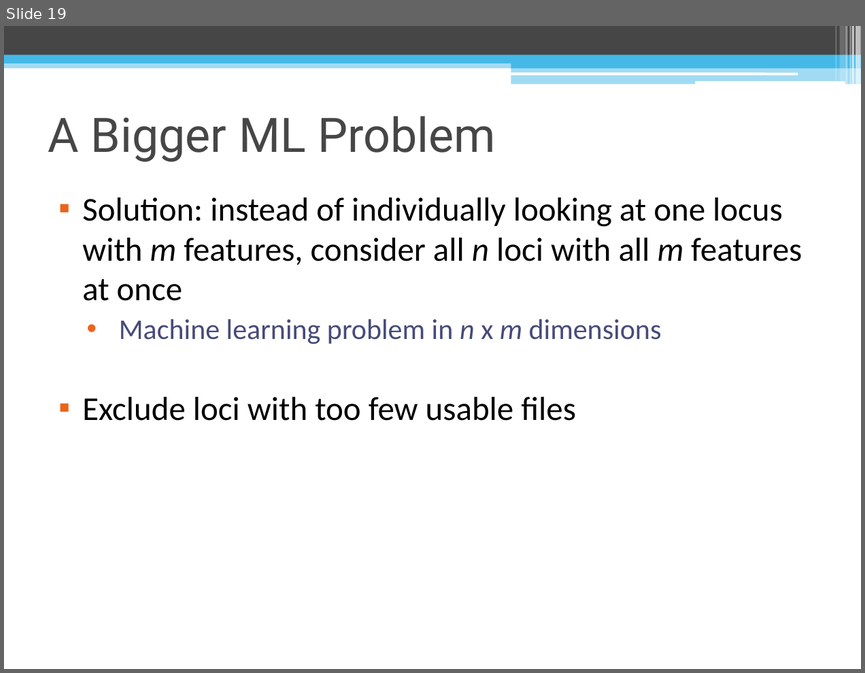
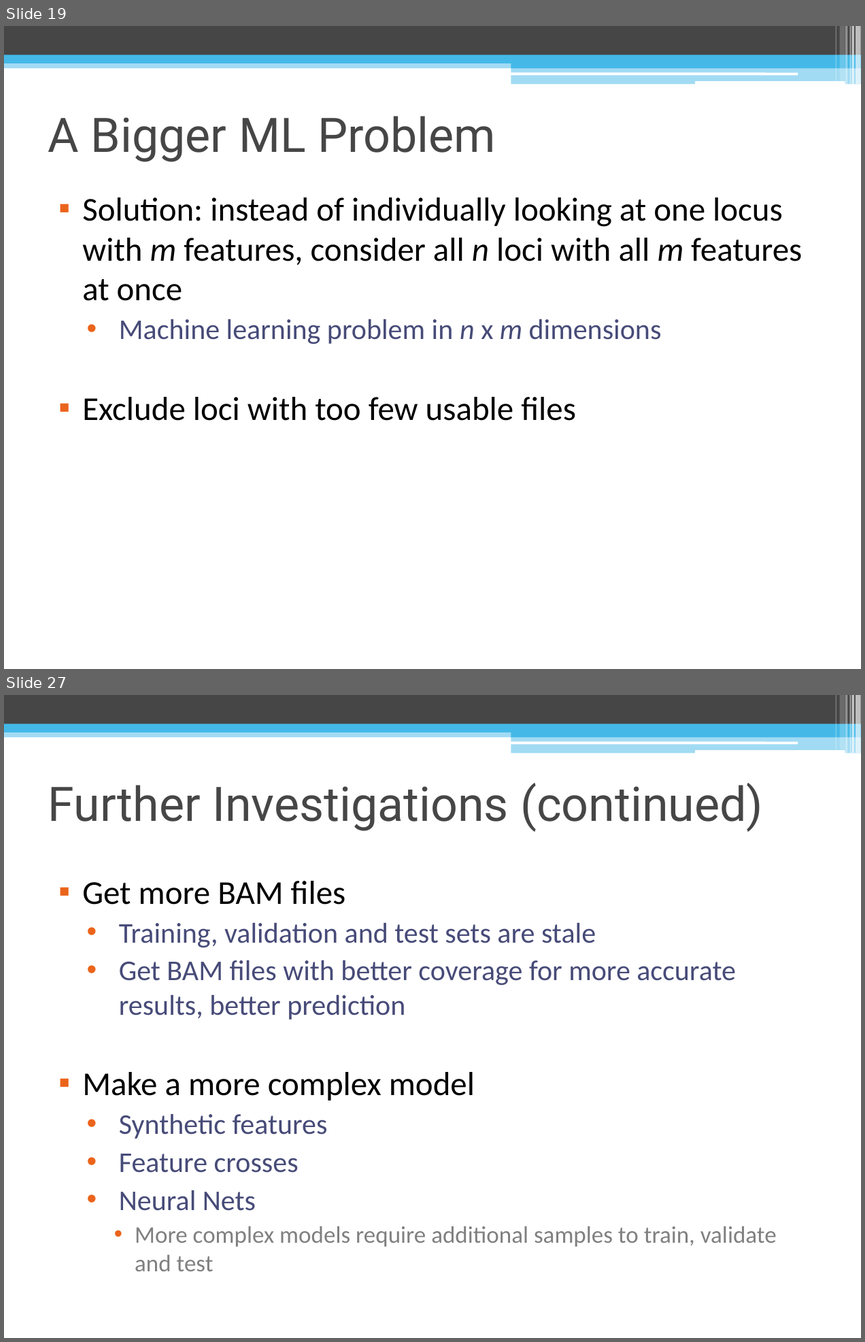
Before and after one commit to lailamargaret/Stanford-2018, a slide deck: MSI Project Presentation.pptx. Shown one above the other, each under a label of ours: slide 19 before the commit, slides 19 and 27 after it; the slides between them are not shown. The pictures are 865x673 and 865x1342 pixels, drawn with LibreOffice and Linux fonts; fonts in the diff are those of the drawing. Boxes give left, top, right and bottom in pixels: in the first picture for what was removed or moved away, otherwise in the second. Text is boxed around its words. In the diff, an @@ line names an element or a change of style, - is before the commit and + after.

```diff
--- a/MSI Project Presentation.pptx
+++ b/MSI Project Presentation.pptx
@@ slide 27 added at (4,695,861,1338), background #FFFFFF; not listed: 13 template elements that a slide beside it also shows @@
@@ title added at (48,783,763,832), 40 pt, text #464646 @@
+Further Investigations (continued)
@@ text added at (82,881,776,1271), 24 pt, text #474B78 @@
+▪ Get more BAM files
+  • Training, validation and test sets are stale
+  • Get BAM files with better coverage for more accurate results, better prediction
+▪ Make a more complex model
+  • Synthetic features
+  • Feature crosses
+  • Neural Nets
+    • More complex models require additional samples to train, validate and test
```
Also in this commit, not shown: 2 slides changed, 6 other slides added.
